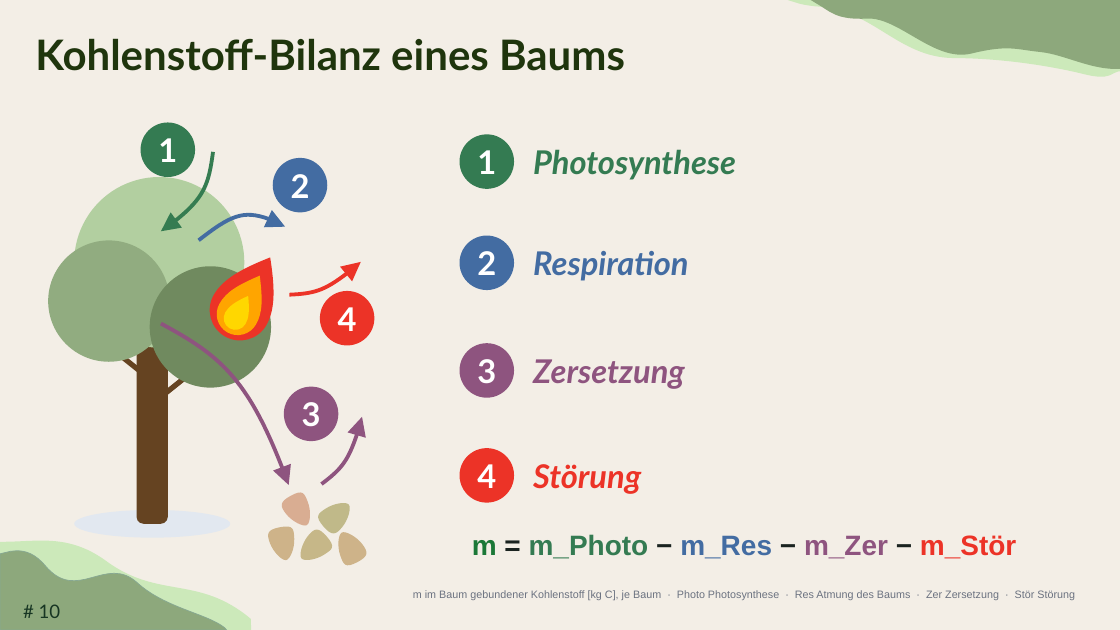
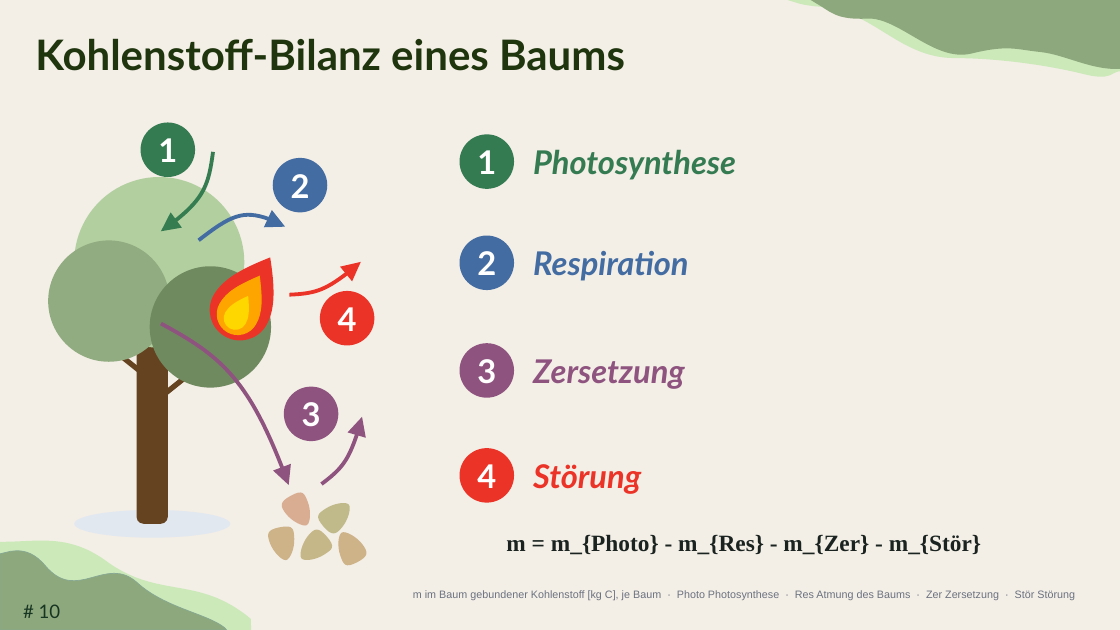
Before and after one commit to TimoDiepers/woodway, a slide deck: slide 10 of docs/slides/dissvortrag.pptx. Drawn at 1120x630 pixels with LibreOffice and Linux fonts; fonts in the diff are those of the drawing; background and template pictures are left out. Boxes give left, top, right and bottom in pixels: in the first picture for what was removed or moved away, otherwise in the second. Text is boxed around its words. In the diff, an @@ line names an element or a change of style, - is before the commit and + after.

```diff
--- a/docs/slides/dissvortrag.pptx
+++ b/docs/slides/dissvortrag.pptx
@@ text at (x1=506, y1=534, x2=981, y2=555): text changed; size 24 to 20 pt; font Arial to Times New Roman; text colour #347B52 to #1A2320 @@
-m = m_Photo − m_Res − m_Zer − m_Stör
+m = m_{Photo} - m_{Res} - m_{Zer} - m_{Stör}
```
Also in this commit, not shown: 9 other slides changed, 1 slide removed, 4 other files.
